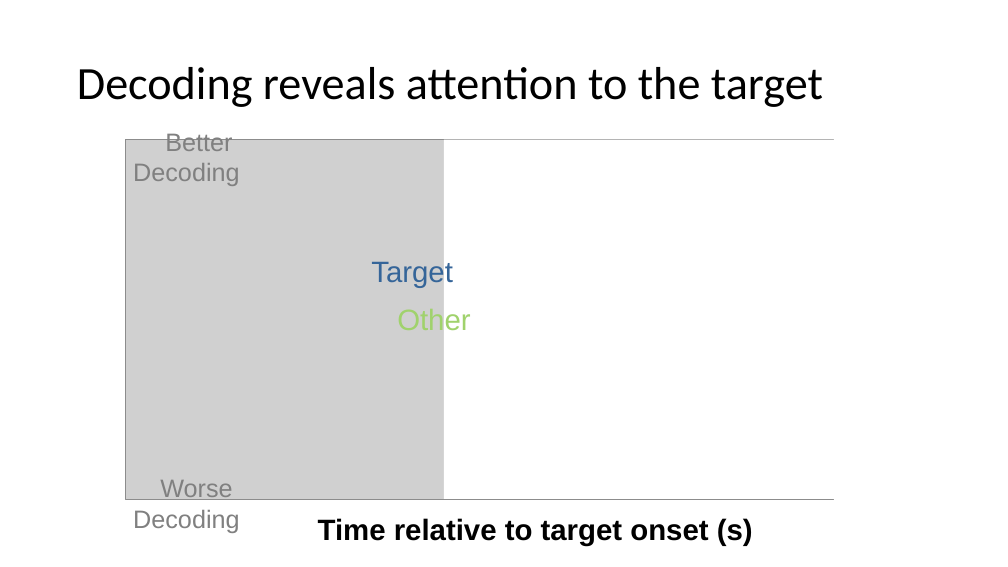
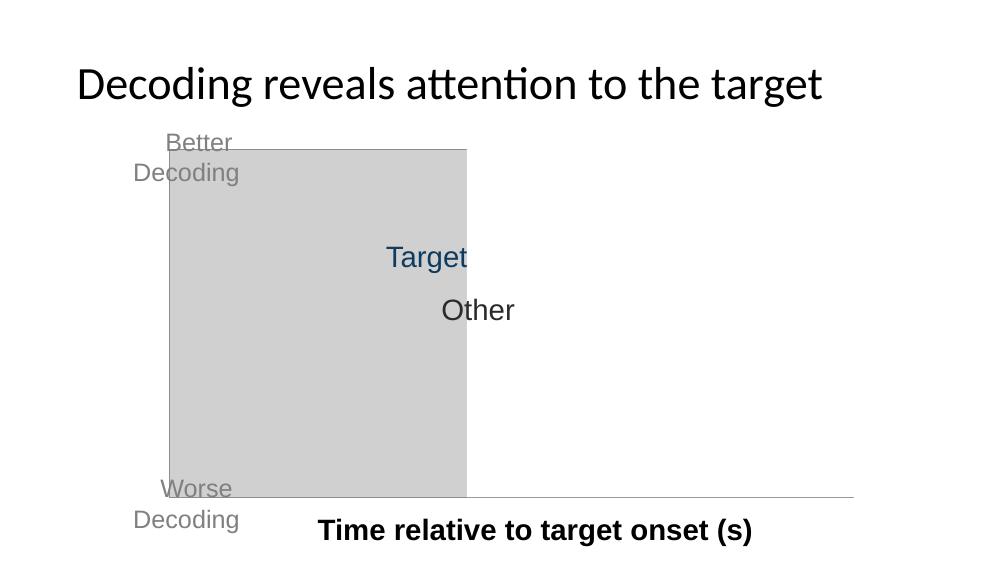
Before and after one commit to haberdashPI/german_track, a slide deck: slide 66 of presentations/ARO_2021/adapting_auditory_attention.pptx (slide 69 before the commit). Drawn at 1008x567 pixels with LibreOffice and Linux fonts; fonts in the diff are those of the drawing; grey boxes stand for pictures. Boxes give left, top, right and bottom in pixels: in the first picture for what was removed or moved away, otherwise in the second. Text is boxed around its words. In the diff, an @@ line names an element or a change of style, - is before the commit and + after.

```diff
--- a/presentations/ARO_2021/adapting_auditory_attention.pptx
+++ b/presentations/ARO_2021/adapting_auditory_attention.pptx
@@ rectangle: place and size @@
-rectangle at box(444, 140, 977, 499)
+rectangle at box(467, 140, 977, 498)
@@ picture: place and size @@
-picture at box(126, 140, 833, 499)
+picture at box(169, 150, 854, 498)
@@ text "Target": place and size @@
-text "Target" at box(371, 259, 453, 288)
+text "Target" at box(386, 244, 468, 273)
@@ text "Target" at box(386, 244, 468, 273): text colour #356599 to #0F3B5E @@
@@ text "Other": place and size @@
-text "Other" at box(397, 307, 470, 336)
+text "Other" at box(441, 297, 514, 326)
@@ text "Other" at box(441, 297, 514, 326): text colour #A0D26C to #2C2B2C @@
```
Also in this commit, not shown: 29 other slides changed, 4 slides added, 3 slides removed.
